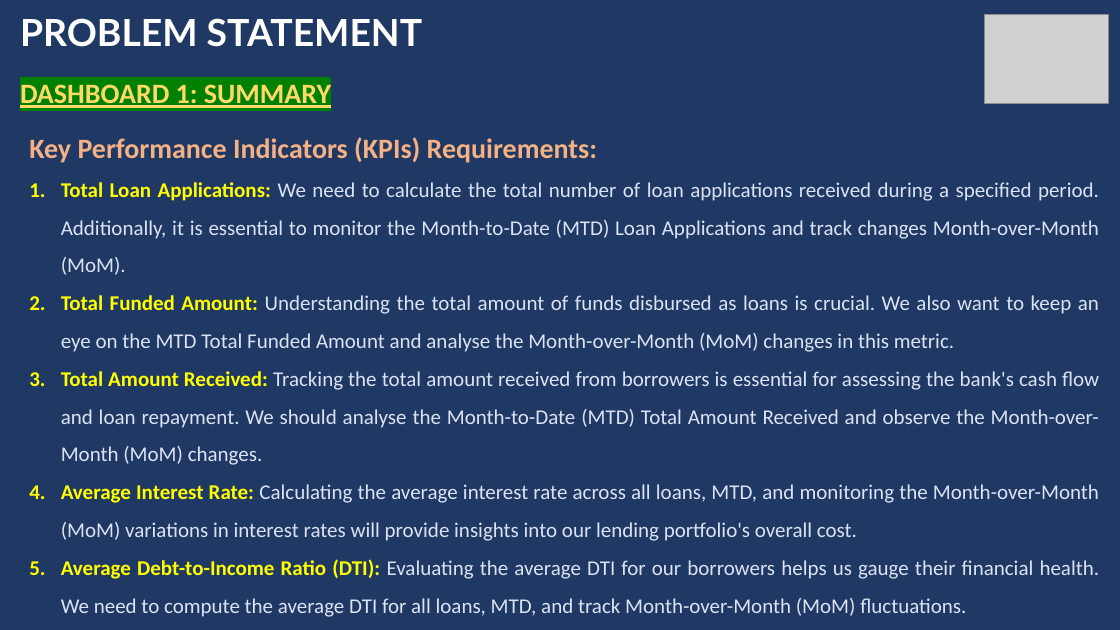
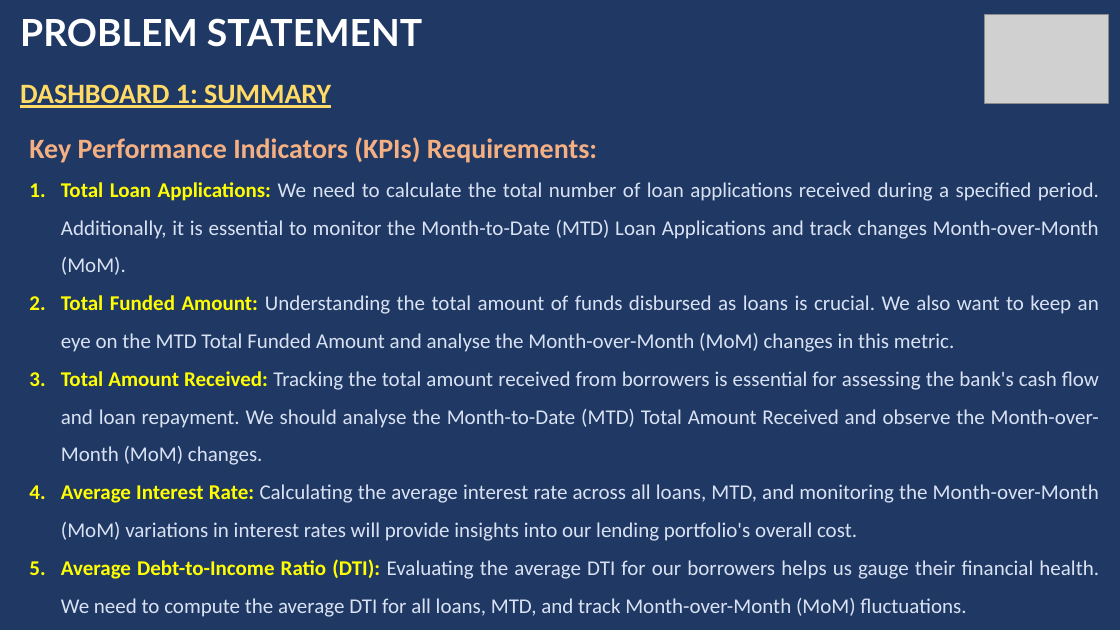
Before and after one commit to shrishtisahu77/Bank-Loan-Analysis, a slide deck: slide 4 of Bank Loan PPT Power BI.pptx (slide 11 before the commit). Drawn at 1120x630 pixels with LibreOffice and Linux fonts; fonts in the diff are those of the drawing; grey boxes stand for pictures. Boxes give left, top, right and bottom in pixels: in the first picture for what was removed or moved away, otherwise in the second. Text is boxed around its words. In the diff, an @@ line names an element or a change of style, - is before the commit and + after.

```diff
--- a/Bank Loan PPT Power BI.pptx
+++ b/Bank Loan PPT Power BI.pptx
@@ text "DASHBOARD 1: SUMMARY" at (x1=20, y1=84, x2=331, y2=108): text colour #FFD966 to #FFDA65, highlight #008000 to none @@
@@ text "Key Performance Indicators (KPIs) Requirements:" at (x1=29, y1=137, x2=1099, y2=617): text colour #F4B183 to #F4B082 in "Key Performance Indicators (KPIs) Requirements:"; text colour #DAE3F3 to #D9E2F3 in "We need to calculate the total number ...", "Understanding the total amount of funds disbursed ...", "Tracking the total amount received from borrowers ...", "Calculating the average interest rate across all ..." and 1 more places @@
```
Also in this commit, not shown: 7 other slides changed, 9 slides removed.
